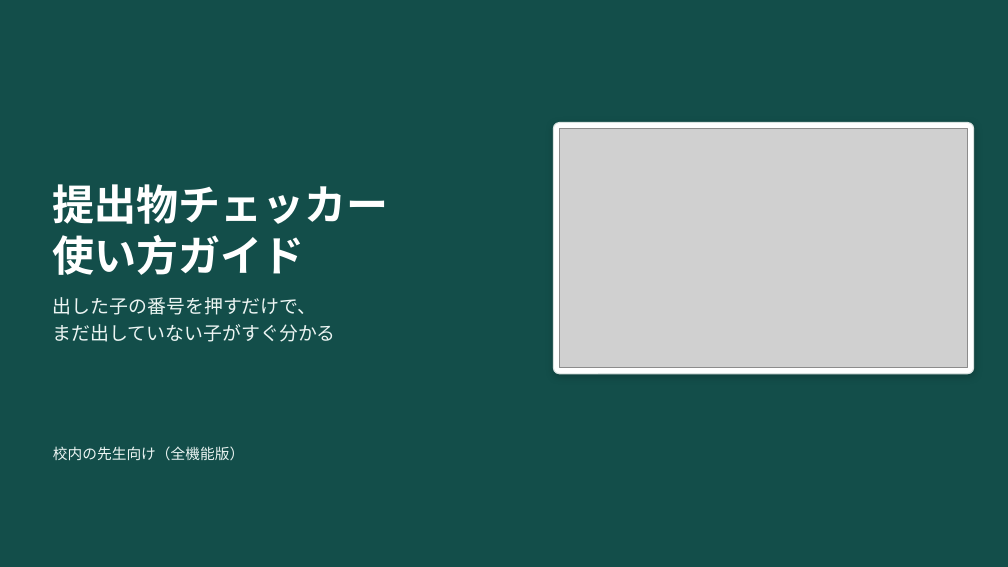
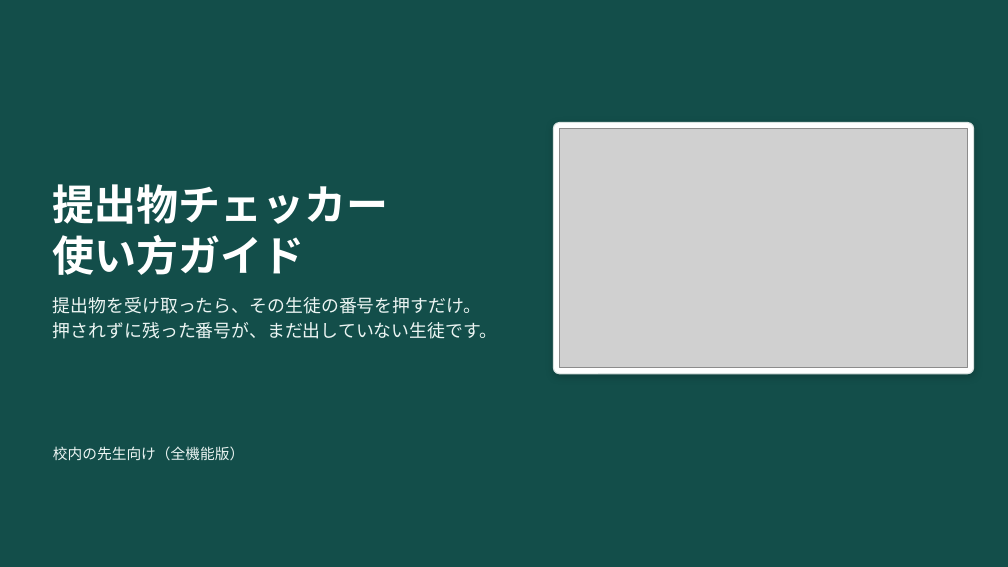
Before and after one commit to daharakazu-glitch/homework-checker, a slide deck: slide 1 of docs/提出物チェッカー_使い方ガイド.pptx. Drawn at 1008x567 pixels with LibreOffice and Linux fonts; fonts in the diff are those of the drawing; grey boxes stand for pictures. Boxes give left, top, right and bottom in pixels: in the first picture for what was removed or moved away, otherwise in the second. Text is boxed around its words. In the diff, an @@ line names an element or a change of style, - is before the commit and + after.

```diff
--- a/docs/提出物チェッカー_使い方ガイド.pptx
+++ b/docs/提出物チェッカー_使い方ガイド.pptx
@@ text at [53, 297, 497, 339]: text changed; size 18 to 17 pt @@
-出した子の番号を押すだけで、
-まだ出していない子がすぐ分かる
+提出物を受け取ったら、その生徒の番号を押すだけ。
+押されずに残った番号が、まだ出していない生徒です。
```
Also in this commit, not shown: 3 other slides changed, 3 other files.
